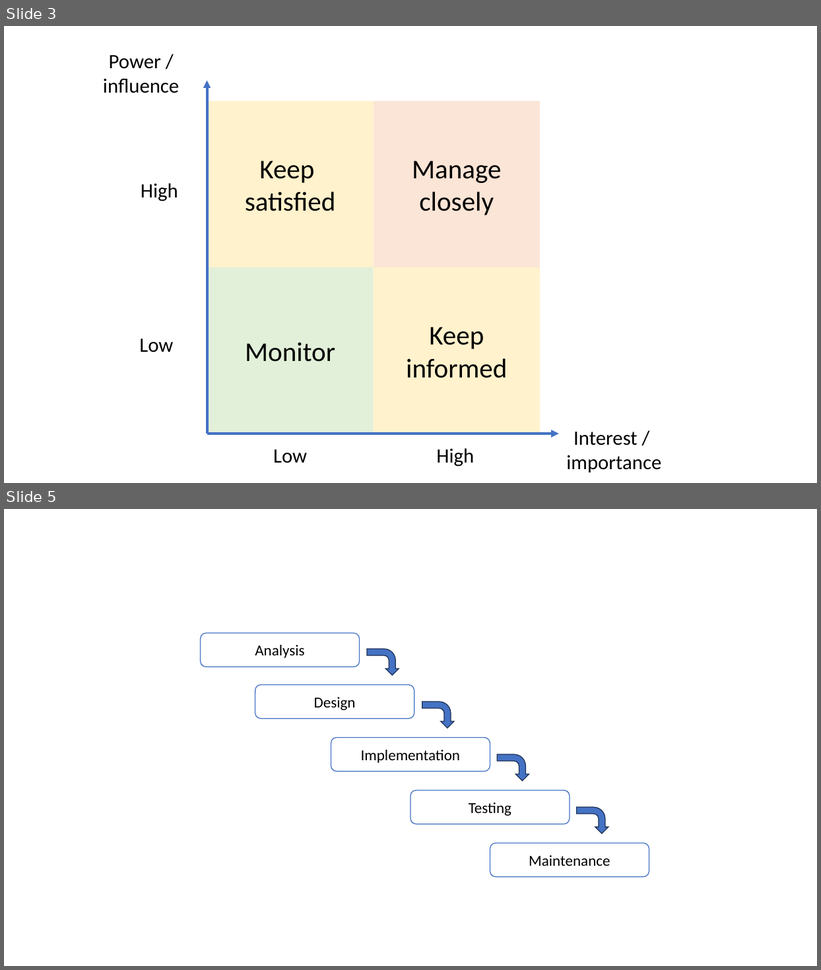
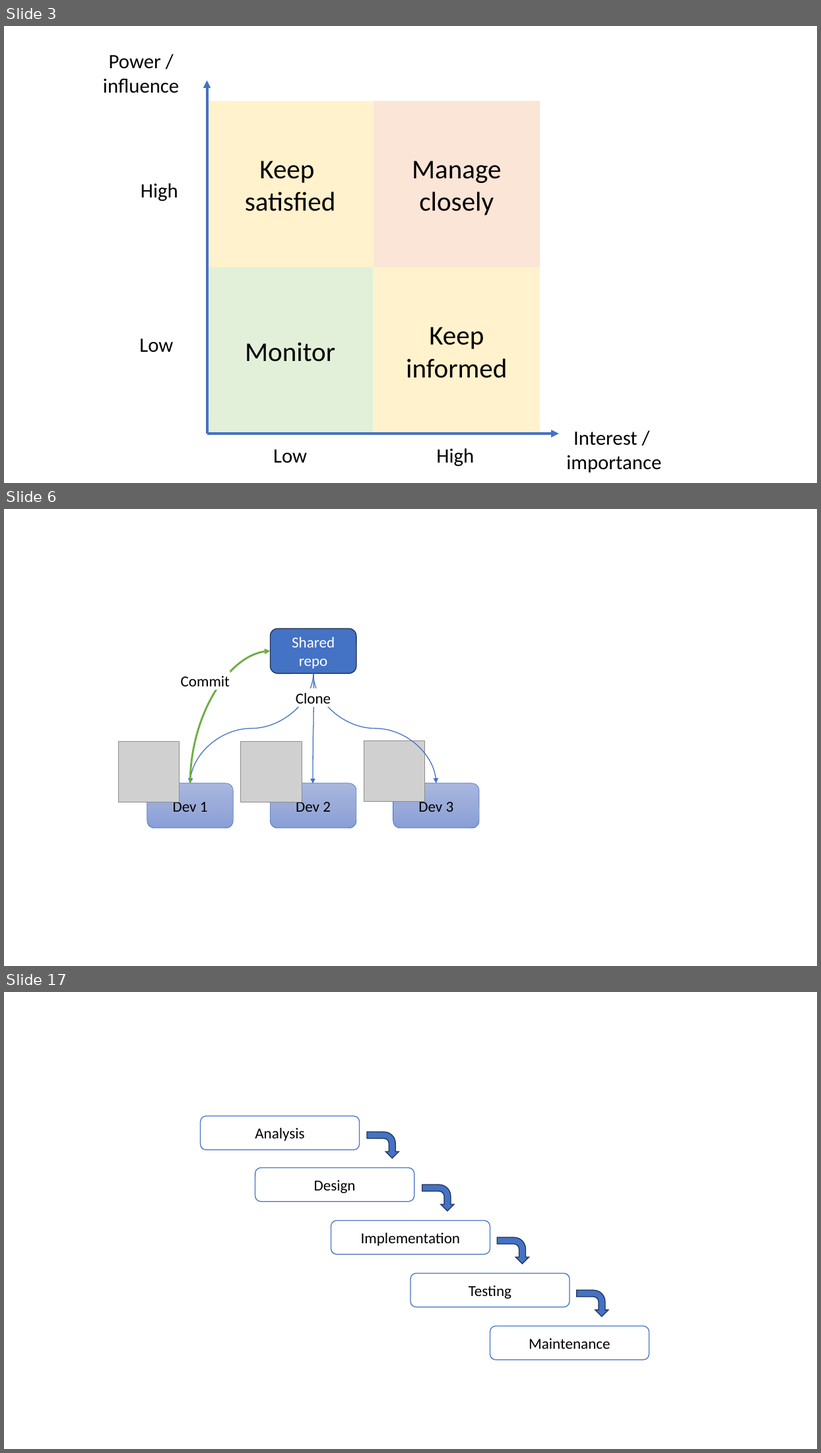
Before and after one commit to edinburgh-napier/SET09102, a slide deck: images/graphics.pptx. Shown one above the other, each under a label of ours: slides 3 and 5 before the commit, slides 3, 6 and 17 after it; the slides between them are not shown. The pictures are 821x970 and 821x1453 pixels, drawn with LibreOffice and Linux fonts; fonts in the diff are those of the drawing; grey boxes stand for pictures. Boxes give left, top, right and bottom in pixels: in the first picture for what was removed or moved away, otherwise in the second. Text is boxed around its words. In the diff, an @@ line names an element or a change of style, - is before the commit and + after.

```diff
--- a/images/graphics.pptx
+++ b/images/graphics.pptx
@@ slide 6 added at bbox=[4, 509, 817, 966], background #FFFFFF @@
@@ rounded rectangle added at bbox=[271, 628, 356, 674], fill #4472C4, outline #1E3256 1 pt, 18 pt, text #FFFFFF @@
+Shared repo
@@ curved arrow added from (190, 784) to (271, 651), #70AD47 2.25 pt @@
@@ text added at bbox=[181, 676, 230, 691], 18 pt, text #000000 @@
+Commit
@@ curved arrow added from (314, 674) to (190, 784), #4472C4 1 pt @@
@@ curved arrow added from (314, 674) to (314, 784), #4472C4 1 pt @@
@@ curved arrow added from (314, 674) to (436, 784), #4472C4 1 pt @@
@@ text added at bbox=[296, 693, 331, 708], 18 pt, text #000000 @@
+Clone
@@ picture added at bbox=[118, 741, 179, 803] @@
@@ picture added at bbox=[242, 741, 302, 803] @@
@@ picture added at bbox=[364, 741, 425, 802] @@
@@ ellipse added at bbox=[252, 762, 292, 802], fill #FFFFFF @@
@@ ellipse added at bbox=[374, 761, 415, 801], fill #FFFFFF @@
@@ rounded rectangle added at bbox=[147, 784, 234, 828], fill gradient #A8B7DF to #9AABD9 to #889ED7, outline #4472C4 0.5 pt, 18 pt, text #000000 @@
+Dev 1
@@ rounded rectangle added at bbox=[271, 784, 356, 828], fill gradient #A8B7DF to #9AABD9 to #889ED7, outline #4472C4 0.5 pt, 18 pt, text #000000 @@
+Dev 2
@@ rounded rectangle added at bbox=[393, 784, 479, 828], fill gradient #A8B7DF to #9AABD9 to #889ED7, outline #4472C4 0.5 pt, 18 pt, text #000000 @@
+Dev 3
@@ what was slide 5 is now slide 17 @@
```
Also in this commit, not shown: 1 slide changed, 11 other slides added, 17 other files.
